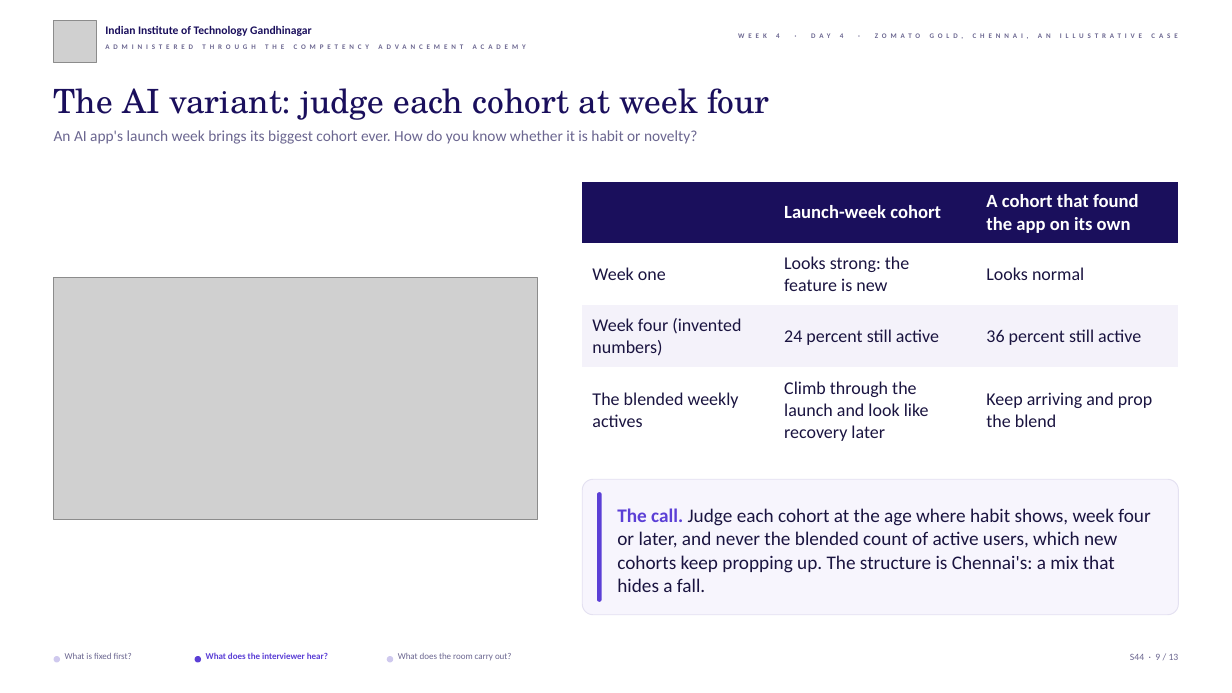
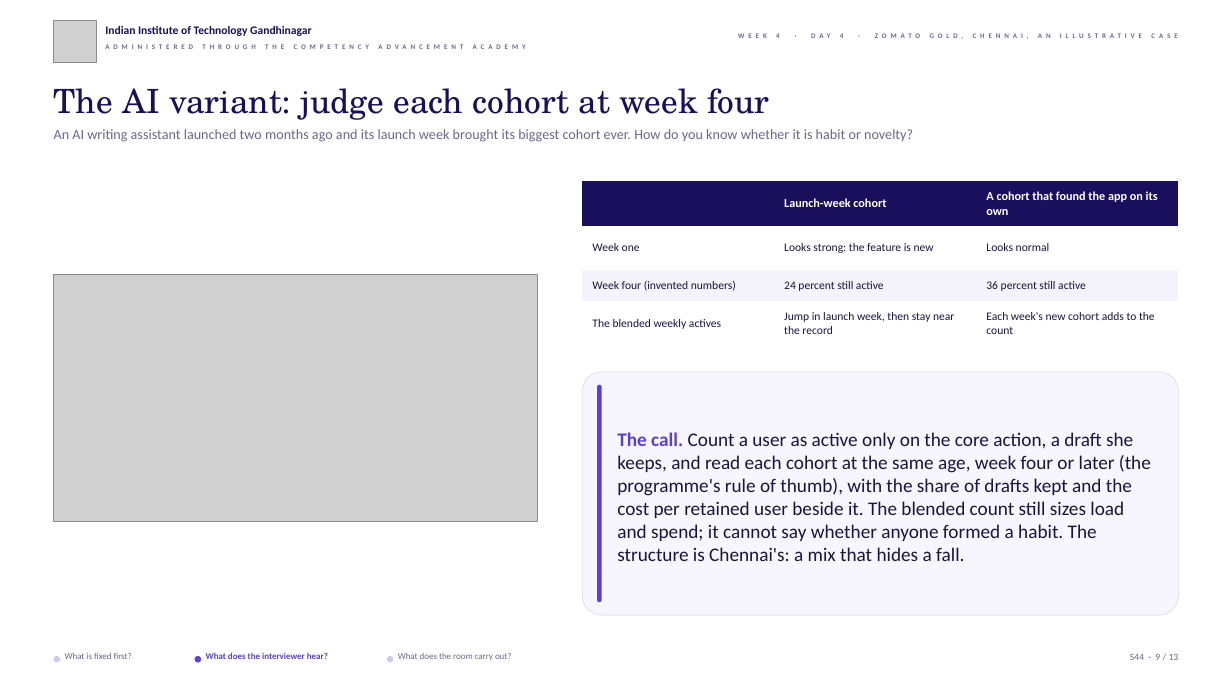
Before and after one commit to fde-academy-lab/c2-content-factory, a slide deck: slide 9 of content/W04/D4/slides/C2_W04_D04_half2_STUDENT.pptx. Drawn at 1232x693 pixels with LibreOffice and Linux fonts; fonts in the diff are those of the drawing; grey boxes stand for pictures; background and template pictures are left out. Boxes give left, top, right and bottom in pixels: in the first picture for what was removed or moved away, otherwise in the second. Text is boxed around its words. In the diff, an @@ line names an element or a change of style, - is before the commit and + after.

```diff
--- a/content/W04/D4/slides/C2_W04_D04_half2_STUDENT.pptx
+++ b/content/W04/D4/slides/C2_W04_D04_half2_STUDENT.pptx
@@ text at bbox=[54, 129, 913, 142]: text changed; size 12 to 11 pt @@
-An AI app's launch week brings its biggest cohort ever. How do you know whether it is habit or novelty?
+An AI writing assistant launched two months ago and its launch week brought its biggest cohort ever. How do you know whether it is habit or novelty?
@@ table at bbox=[582, 181, 1178, 346] @@
-row 4, column 2: Climb through the launch and look like recovery later
+row 4, column 2: Jump in launch week, then stay near the record
-row 4, column 3: Keep arriving and prop the blend
+row 4, column 3: Each week's new cohort adds to the count
@@ size 14.5 to 9.5 pt in "Launch-week cohort", "A cohort that found the app on ..." @@
@@ size 14 to 9 pt in "Week one", "Looks strong: the feature is new", "Looks normal", "Week four (invented numbers)" and 3 more places @@
@@ rounded rectangle: place and size @@
-rounded rectangle at bbox=[582, 480, 1178, 616]
+rounded rectangle at bbox=[582, 372, 1178, 615]
@@ rounded rectangle: place and size @@
-rounded rectangle at bbox=[597, 493, 602, 603]
+rounded rectangle at bbox=[597, 384, 602, 602]
@@ text at bbox=[617, 432, 1151, 561]: text changed @@
-The call. Judge each cohort at the age where habit shows, week four or later, and never the blended count of active users, which new cohorts keep propping up. The structure is Chennai's: a mix that hides a fall.
+The call. Count a user as active only on the core action, a draft she keeps, and read each cohort at the same age, week four or later (the programme's rule of thumb), with the share of drafts kept and the cost per retained user beside it. The blended count still sizes load and spend; it cannot say whether anyone formed a habit. The structure is Chennai's: a mix that hides a fall.
```
Also in this commit, not shown: 9 other slides changed, 5 other files.
